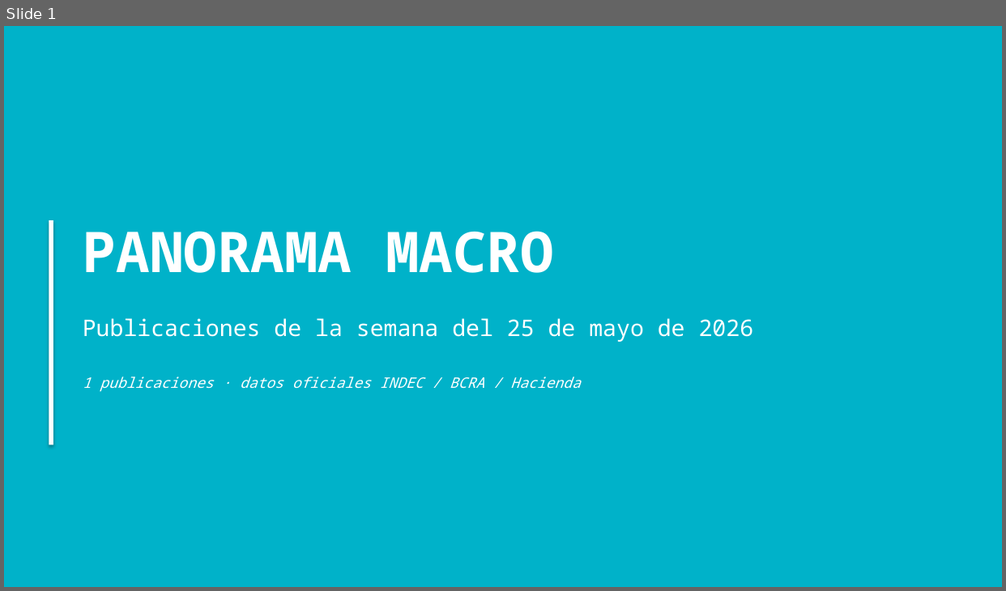
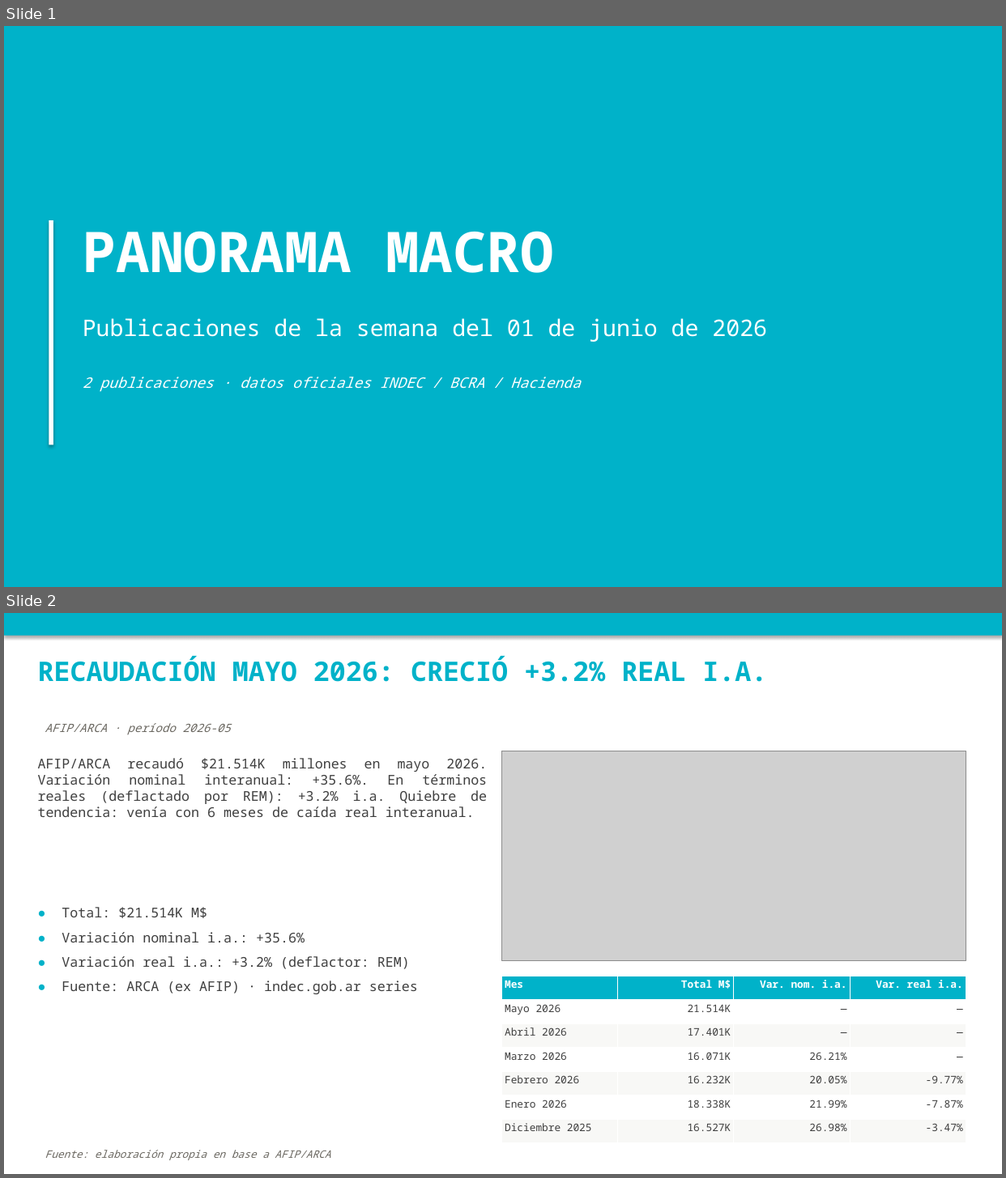
Before and after one commit to nwalovnik/boludos-ppt, a slide deck: publicaciones_semana.pptx. Shown one above the other, each under a label of ours: slide 1 before the commit, slides 1 and 2 after it. The pictures are 1006x591 and 1006x1178 pixels, drawn with LibreOffice and Linux fonts; fonts in the diff are those of the drawing; grey boxes stand for pictures. Boxes give left, top, right and bottom in pixels: in the first picture for what was removed or moved away, otherwise in the second. Text is boxed around its words. In the diff, an @@ line names an element or a change of style, - is before the commit and + after.

Commit message:
pipeline: PPTX self-consistent + templates rec/turismo + mora preliminar
build_slides.py:
- tpl_rec: recaudacion con var nominal/real i.a. (deflactor IPC oficial o REM proy.)
  + deteccion de quiebre de tendencia tras meses de caida real
- tpl_turismo: receptivo + emisivo + saldo con var i.a.
- tpl_mora: badge PRELIMINAR, delta vs mes anterior, marca fila * en tabla
- TEMPLATES: registra rec, turismo, ripte

scraper/update_all.py:
- Wrapper que corre scrape.py + build_slides.py en orden
- El workflow daily-update.yml YA hace ambos pasos; este es para corridas locales

publicaciones_semana.pptx regenerado con rec mayo + mora abril preliminar.

```diff
--- a/publicaciones_semana.pptx
+++ b/publicaciones_semana.pptx
@@ slide 2 added at (x1=4, y1=613, x2=1002, y2=1174), background #FFFFFF @@
@@ rectangle added at (x1=4, y1=613, x2=1002, y2=636), fill #00B2C9 @@
@@ text added at (x1=38, y1=656, x2=767, y2=682), 26 pt, text #00B2C9, bold @@
+RECAUDACIÓN MAYO 2026: CRECIÓ +3.2% REAL I.A.
@@ text added at (x1=45, y1=723, x2=230, y2=735), 11 pt, text #6A6760, italic @@
+AFIP/ARCA · período 2026-05
@@ text added at (x1=38, y1=758, x2=487, y2=817), 13 pt, text #3F3F3F @@
+AFIP/ARCA recaudó $21.514K millones en mayo 2026. Variación nominal interanual: +35.6%. En términos reales (deflactado por REM): +3.2% i.a. Quiebre de tendencia: venía con 6 meses de caída real interanual.
@@ picture added at (x1=502, y1=752, x2=966, y2=961) @@
@@ text added at (x1=62, y1=907, x2=418, y2=995), 13 pt, text #3F3F3F @@
+● Total: $21.514K M$
+● Variación nominal i.a.: +35.6%
+● Variación real i.a.: +3.2% (deflactor: REM)
+● Fuente: ARCA (ex AFIP) · indec.gob.ar series
@@ table added at (x1=502, y1=976, x2=966, y2=1144), 7 rows, 4 columns @@
+Mes | Total M$ | Var. nom. i.a. | Var. real i.a.
+Mayo 2026 | 21.514K | — | —
+Abril 2026 | 17.401K | — | —
+Marzo 2026 | 16.071K | 26.21% | —
+Febrero 2026 | 16.232K | 20.05% | -9.77%
+Enero 2026 | 18.338K | 21.99% | -7.87%
+Diciembre 2025 | 16.527K | 26.98% | -3.47%
@@ text added at (x1=45, y1=1150, x2=330, y2=1161), 10 pt, text #6A6760, italic @@
+Fuente: elaboración propia en base a AFIP/ARCA
@@ slide 1 changed as well @@
@@ text at (x1=83, y1=318, x2=767, y2=342): text changed @@
-Publicaciones de la semana del 25 de mayo de 2026
+Publicaciones de la semana del 01 de junio de 2026
@@ text at (x1=83, y1=377, x2=580, y2=392): text changed @@
-1 publicaciones · datos oficiales INDEC / BCRA / Hacienda
+2 publicaciones · datos oficiales INDEC / BCRA / Hacienda
```
Also in this commit, not shown: 1 other slide added, 1 slide removed, 2 other files.
